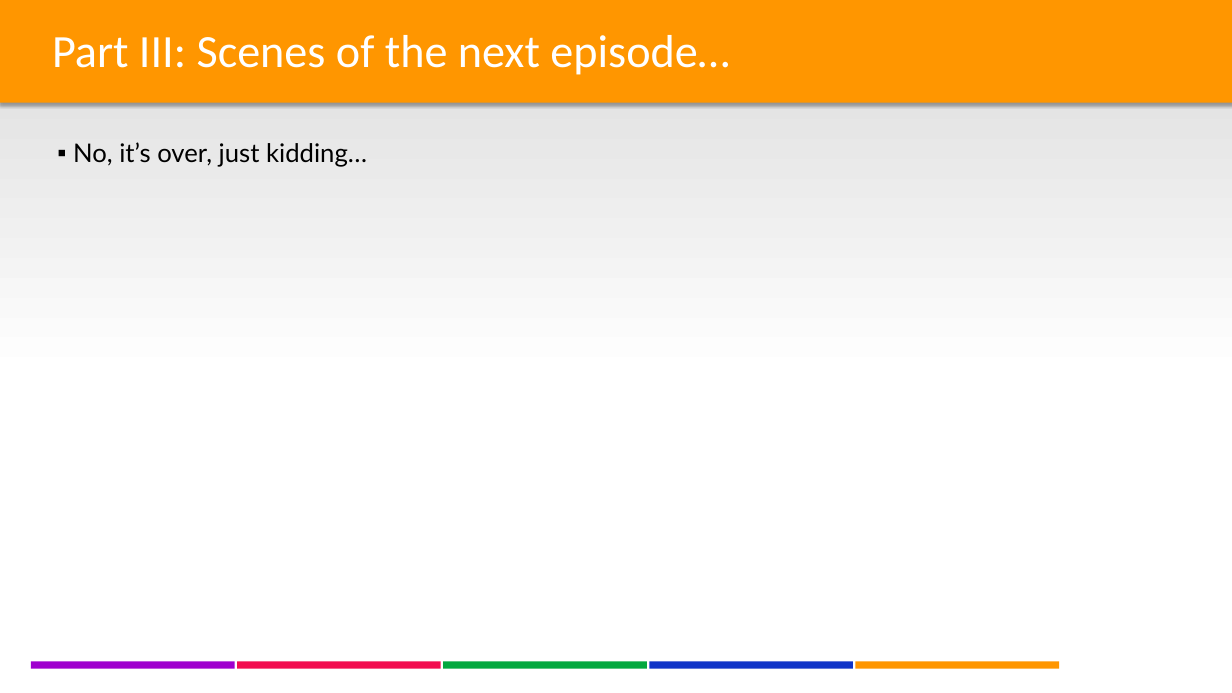
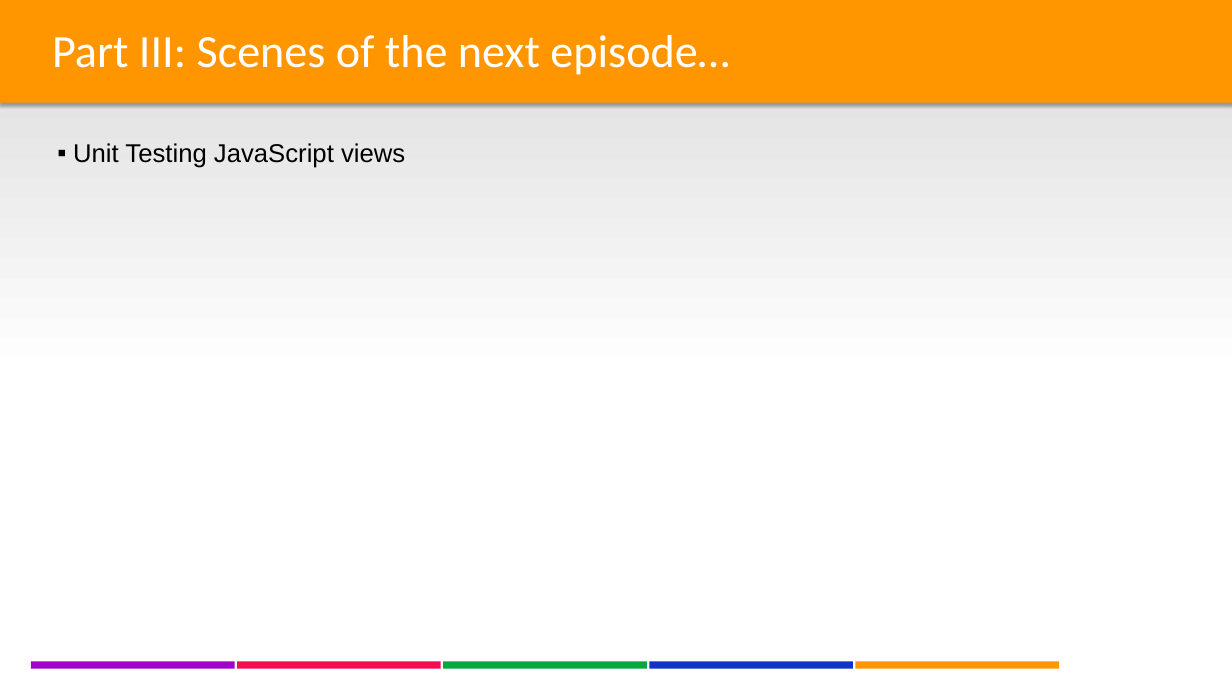
Before and after one commit to lgoldin/TestOrientedDevelopment, a slide deck: slide 33 of DesigningTestableApplications - Part II - DB Integration & Legacy Code.pptx. Drawn at 1232x693 pixels with LibreOffice and Linux fonts; fonts in the diff are those of the drawing; background and template pictures are left out. Boxes give left, top, right and bottom in pixels: in the first picture for what was removed or moved away, otherwise in the second. Text is boxed around its words. In the diff, an @@ line names an element or a change of style, - is before the commit and + after.

Commit message:
Refactor Solution + PPT Part III

```diff
--- a/DesigningTestableApplications - Part II - DB Integration & Legacy Code.pptx
+++ b/DesigningTestableApplications - Part II - DB Integration & Legacy Code.pptx
@@ text at (73,143,405,168): text changed; font Lato to Arial @@
-  ▪ No, it’s over, just kidding…
+  ▪ Unit Testing JavaScript views
```
Also in this commit, not shown: 1 other file.
